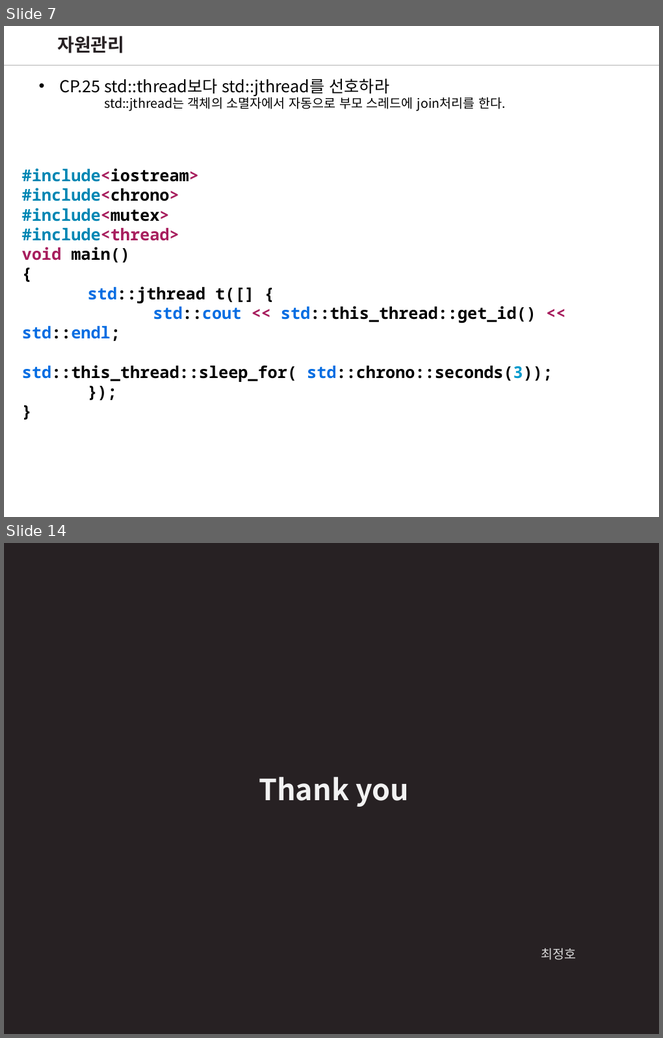
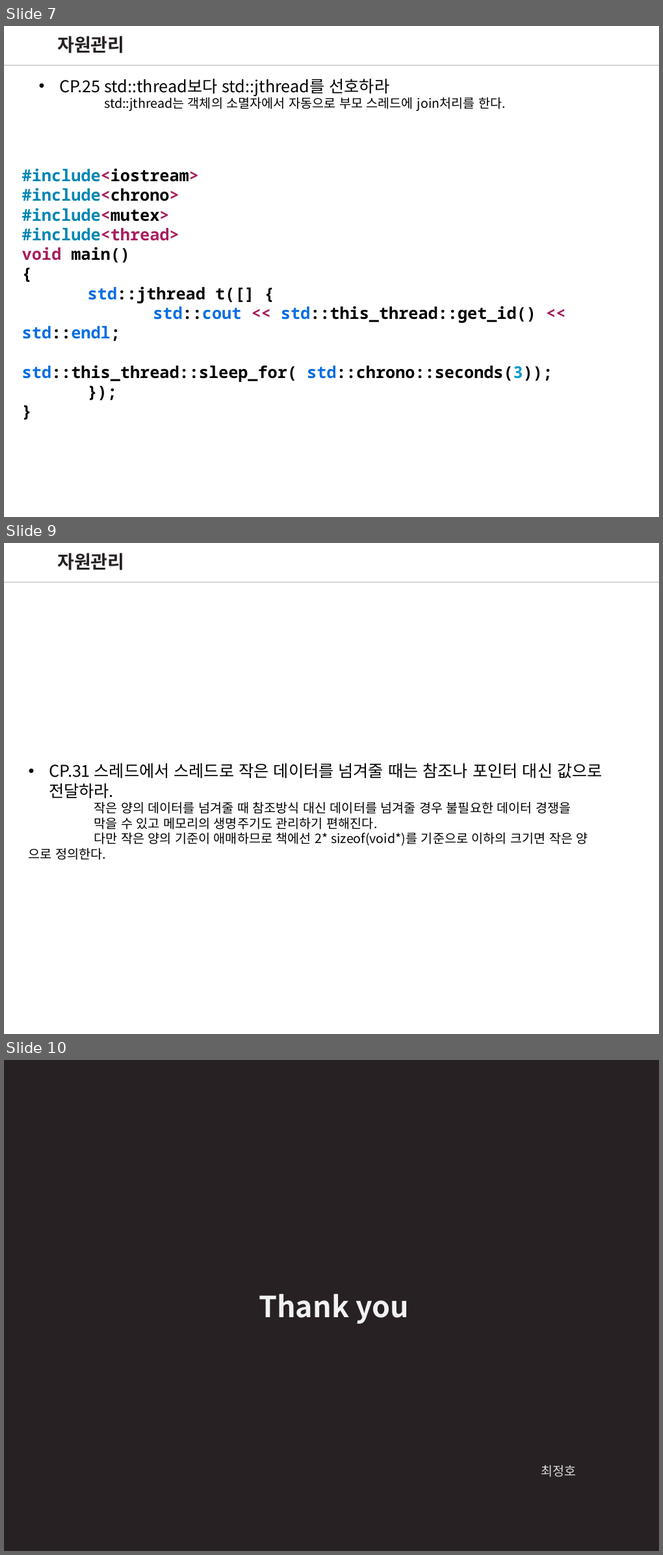
Before and after one commit to wjdgh2910a/CPP_Core_Guidelines_Study, a slide deck: CoreGuideLinesStudy_4.pptx. Shown one above the other, each under a label of ours: slides 7 and 14 before the commit, slides 7, 9 and 10 after it; the slides between them are not shown. The pictures are 663x1038 and 663x1555 pixels, drawn with LibreOffice and Linux fonts; fonts in the diff are those of the drawing. Boxes give left, top, right and bottom in pixels: in the first picture for what was removed or moved away, otherwise in the second. Text is boxed around its words. In the diff, an @@ line names an element or a change of style, - is before the commit and + after.

```diff
--- a/CoreGuideLinesStudy_4.pptx
+++ b/CoreGuideLinesStudy_4.pptx
@@ slide 9 added at (4, 543, 659, 1034), background #FFFFFF @@
@@ text added at (57, 553, 124, 570), 20 pt, text #272123, bold @@
+자원관리
@@ line added from (659, 582) to (4, 582), #A6A6A6 0.75 pt @@
@@ line added from (659, 582) to (4, 582), #A6A6A6 0.75 pt @@
@@ text added at (29, 763, 603, 860), 14 pt, text #000000 @@
+• CP.31 스레드에서 스레드로 작은 데이터를 넘겨줄 때는 참조나 포인터 대신 값으로 전달하라.
+작은 양의 데이터를 넘겨줄 때 참조방식 대신 데이터를 넘겨줄 경우 불필요한 데이터 경쟁을
+막을 수 있고 메모리의 생명주기도 관리하기 편해진다.
+다만 작은 양의 기준이 애매하므로 책에선 2* sizeof(void*)를 기준으로 이하의 크기면 작은 양 으로 정의한다.
@@ what was slide 14 is now slide 10 @@
```
Also in this commit, not shown: 1 slide changed, 5 slides removed.
